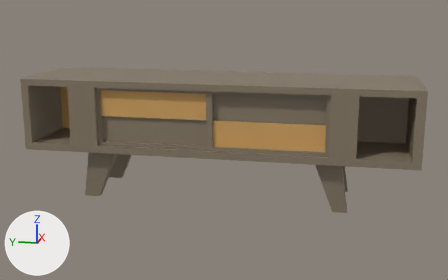
An edit to the FBX model 1_projet-unity/guilbault_raymond-janvier_vr_582-401mo/Assets/Models/meuble_television.fbx, drawn before and after from the same camera.
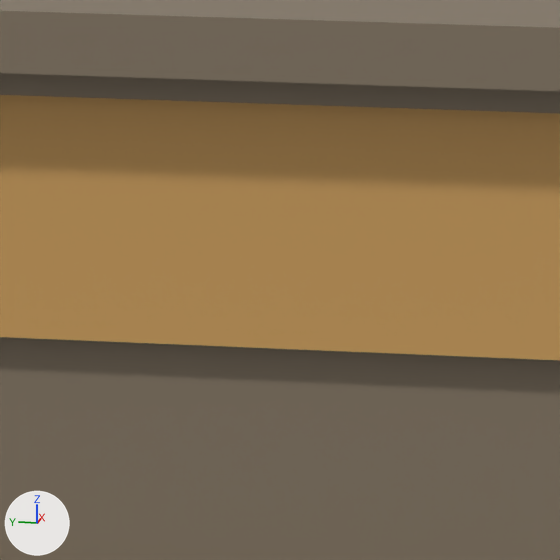
The first picture shows the older version from a 50 mm lens placed at (-0.0921, -0.0188, 0.0362), pointed at (0.0, -0.0004, 0.0132). The close-ups show the older and then the newer version on the part from 29% to 42% of the width and 29% to 50% of the height of that picture. Only the edits that show in the close-ups are written down. Every picture has the same lights, and +X, +Y and +Z are marked at lower left. Where no turn or scale is listed for an object, it has been applied to the vertices.
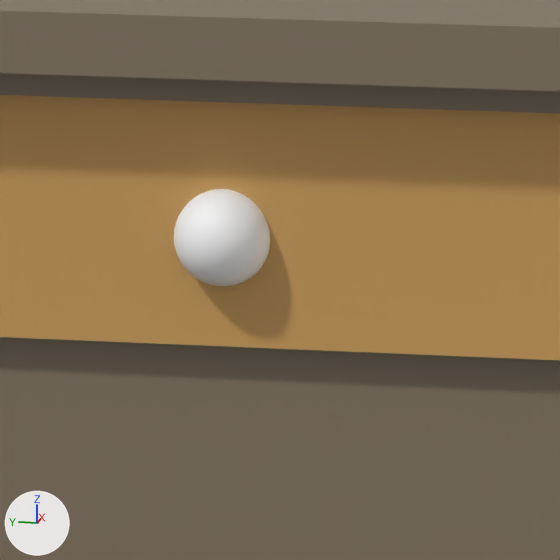
Location of each change, [x1, y1, x2, y2] in pixels of the close-ups (560 x 560 px):
```json
{"object": "pSphere1", "change": "added", "after": [174, 189, 270, 286]}
```

Scene script edits in JSON lines:
```json
{"op": "add", "block": "mat_poigne_meuble_tv", "code": ["mat_poigne_meuble_tv = principled_material('poigne_meuble_tv')", "mat_poigne_meuble_tv.base_color = (1.0, 1.0, 1.0)  # white #ffffff", "mat_poigne_meuble_tv.roughness = 0.553"]}
{"op": "add", "block": "me_mesh_001", "code": ["me_mesh_001 = bpy.data.meshes.new('Mesh.001')", "me_mesh_001.from_pydata(...)  # a UV sphere (20 segments, 20 rings, poles along z) spanning x -0.00077..0.00077, y -0.00077..0.00077, z -0.00077..0.00077", "me_mesh_001.materials.append(mat_poigne_meuble_tv)  # white #ffffff"]}
{"op": "add", "block": "ob_psphere1", "code": ["ob_psphere1 = bpy.data.objects.new('pSphere1', me_mesh_001)", "ob_psphere1.location = (-0.00634, 0.00905, 0.01933)"]}
```
